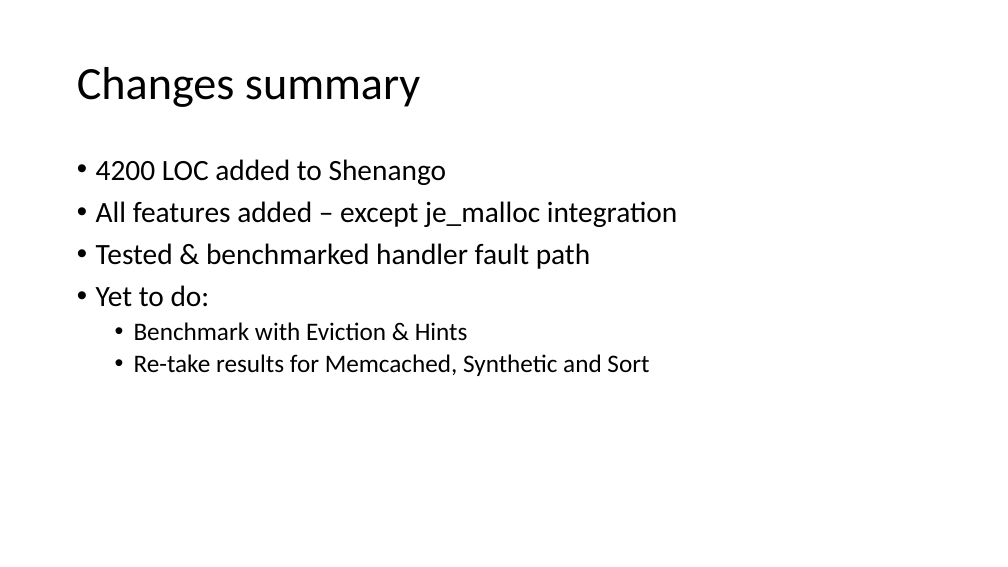
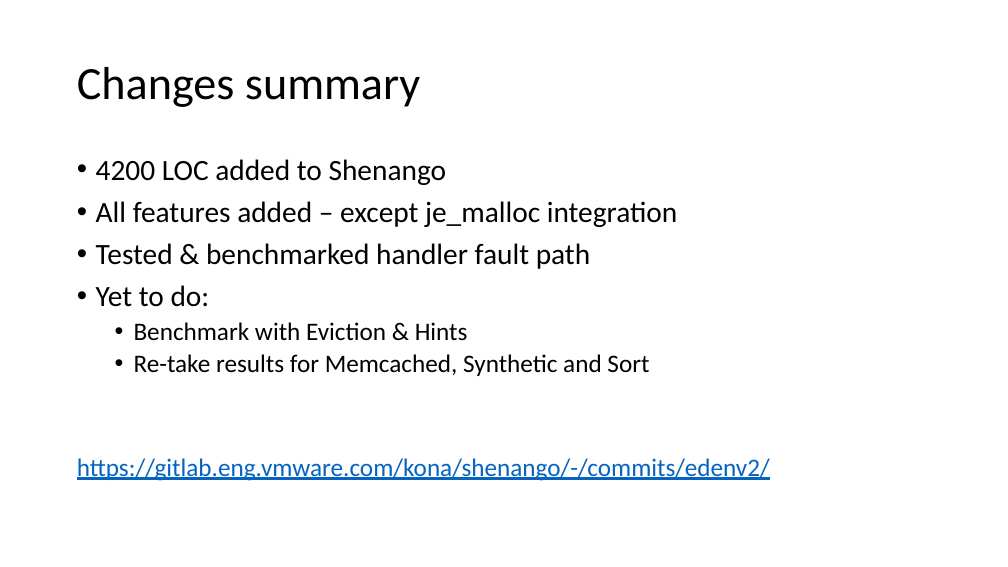
Before and after one commit to eden-farmem/eden-all, a slide deck: slide 8 of doc/weekly/2022-10-10.pptx. Drawn at 1008x567 pixels with LibreOffice and Linux fonts; fonts in the diff are those of the drawing. Boxes give left, top, right and bottom in pixels: in the first picture for what was removed or moved away, otherwise in the second. Text is boxed around its words. In the diff, an @@ line names an element or a change of style, - is before the commit and + after.

```diff
--- a/doc/weekly/2022-10-10.pptx
+++ b/doc/weekly/2022-10-10.pptx
@@ text at (77,458,770,481): paragraph added @@
+https://gitlab.eng.vmware.com/kona/shenango/-/commits/edenv2/
```
Also in this commit, not shown: 2 other slides changed, 1 slide added, 2 slides removed.
